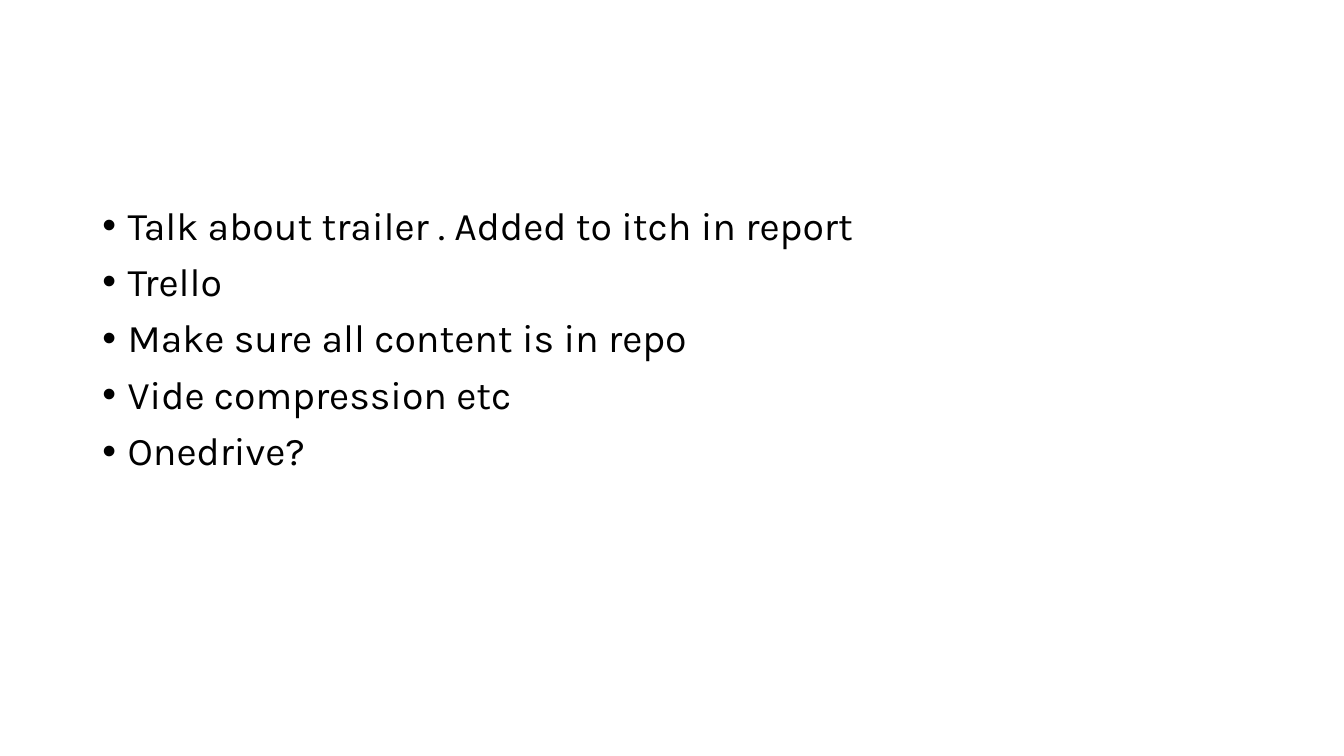
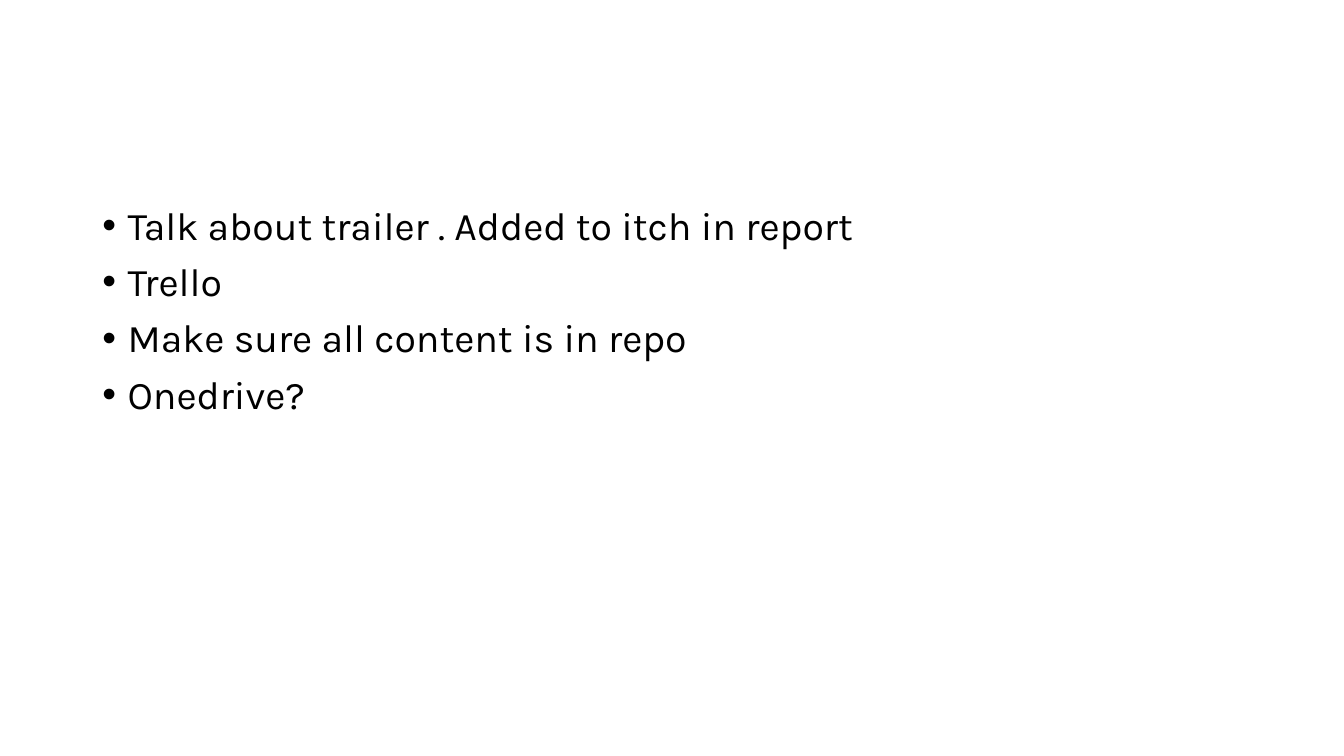
Before and after one commit to Mdot5596/Industry-Engagement, a slide deck: slide 2 of Individual Journey (70%)/What i have to do.pptx. Drawn at 1344x756 pixels with LibreOffice and Linux fonts; fonts in the diff are those of the drawing. Boxes give left, top, right and bottom in pixels: in the first picture for what was removed or moved away, otherwise in the second. Text is boxed around its words. In the diff, an @@ line names an element or a change of style, - is before the commit and + after.

```diff
--- a/Individual Journey (70%)/What i have to do.pptx
+++ b/Individual Journey (70%)/What i have to do.pptx
@@ text at (128, 382, 511, 419): paragraph removed @@
-• Vide compression etc
```
Also in this commit, not shown: 8 other files.
